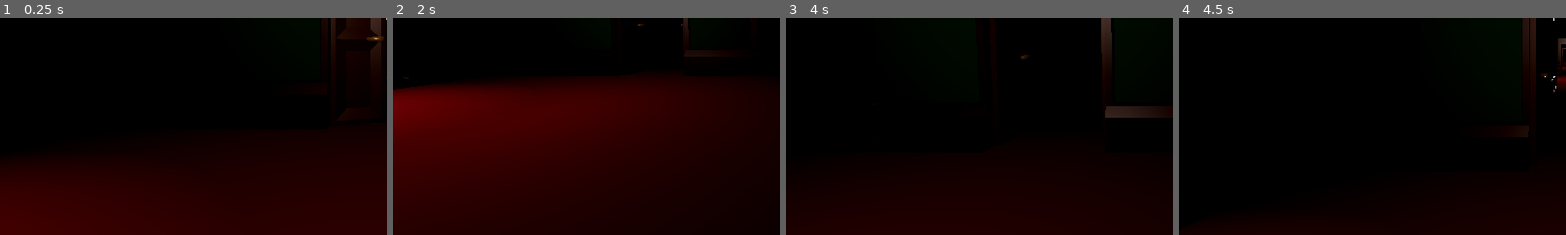
Above: before the commit, frames 1-4 (left to right).
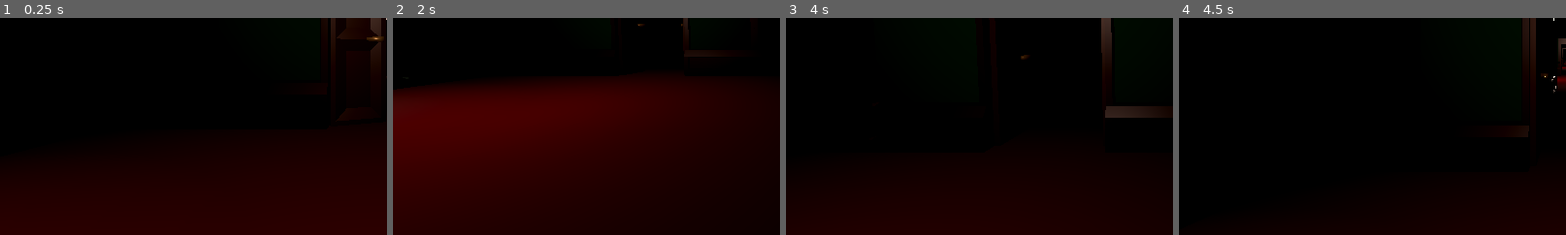
Above: after the commit, the same moments.

Repository: JohannesKoenig/tod_auf_latein
Game: Godot game, scene res://main.tscn
The game is run twice, just before and just after one commit, with the same random seed, the same clock (stepped at 60 frames per second) and the same inputs. The engine's default icon, where the game draws it, is replaced by a stand-in: a white triangle on a blue panel in a dark square. Sound files missing from this copy of the repository are replaced by a short silence.
Inputs:
- Up to frame 1 (0.25 s): no input
- Up to frame 2 (2 s): tap Enter (EnterPainting) at 0.5, 0.6 s; hold D (Right) 0.53-1.28 s; tap Space (Jump) at 0.77, 1.52 s; hold S (Back) from 1.28 s (still down); tap Down (LookDown) at 1.35 s
- Up to frame 3 (4 s): release S (Back) at 2.03 s; hold D (Right) 2.03-2.78 s; tap Up (LookUp) at 2.1 s; tap Space (Jump) at 2.75, 3.02, 3.77 s; hold W (Forward) 2.78-3.53 s; tap Enter (EnterPainting) at 2.85 s; hold A (Left) from 3.53 s (still down); tap Down (LookDown) at 3.6 s
- Up to frame 4 (4.5 s): keep holding A (Left); tap Up (LookUp) at 4.35 s
The pictures show only the part of the screen within x 0-50%, y 41-91%; the shares and areas given below are measured in that part.

The runs differ from the first frame. In frame 2, 1.2% of the frame differs, in the area x 0-16%, y 33-46%; in frame 3, less than 0.1%; in frame 4, less than 0.1%.

Commit message:
add third level

Diff:
--- a/tod-auf-latein/2D/mini_game_scene.gd
+++ b/tod-auf-latein/2D/mini_game_scene.gd
@@ -11,6 +11,8 @@
 
 @onready var sprite_2d = $ParallaxBackground/ParallaxLayer/Sprite2D
 @onready var sprite_2d_forest = $ParallaxBackground/ParallaxLayer2/Sprite2D
+@onready var kill_zone = $KillZone
+
 
 var rect_height = 10000
 var rect_width = 200
@@ -58,6 +60,7 @@
 func _generate_polygons():
 	var x_max = -INF
 	var max_width = -INF
+	var y_max = -INF
 	for platform_definition in _platform_definitions:
 		var width = platform_definition["w"] * POLYGON_LENGTH_MULTIPLIER * ZOOM_FACTOR
 		var height = POLYGON_HEIGHT
@@ -68,7 +71,7 @@
 			max_width = max(max_width, width)
 			x_max = new_max
 		var y = (platform_definition["y"] + POLYGON_CANVAS_Y_OFFSET) * POLYGON_CANVAS_Y_STRETCH
-
+		y_max = max(y_max, y)
 		var polygon2d = Polygon2D.new()
 		polygon2d.color = Color.RED
 		polygon2d.material = polygon_material
@@ -86,6 +89,7 @@
 		polygon_collision_shape.polygon = polygon2d.polygon
 		polygon2d.add_child(polygon_static_body)
 		platforms.add_child(polygon2d)
+	kill_zone.position.y = y_max
 
 	var max_point = Vector2(x_max + max_width, -rect_height/4)
 	var area_2D = Area2D.new()
@@ -102,6 +106,7 @@
 	area_2D.global_position = max_point
 
 func play():
+	character_body_2d.position = _player_start_position
 	audio_stream_player.volume_db = 0
 	audio_stream_player.play()
 	playing = true
--- a/tod-auf-latein/3D/museum.tscn
+++ b/tod-auf-latein/3D/museum.tscn
@@ -6,7 +6,9 @@
 [ext_resource type="AudioStream" uid="uid://nv52ibvrcm1d" path="res://assets/Museum Ambience Test 2.wav" id="3_rcl47"]
 [ext_resource type="AudioStream" uid="uid://1li78cuaxtua" path="res://assets/Variation 1 Summe.wav" id="4_ag6fb"]
 [ext_resource type="Material" uid="uid://ccg5m020rn7p8" path="res://2D/background_forest_material.tres" id="5_juuse"]
+[ext_resource type="Texture2D" uid="uid://53g1jxboe8pe" path="res://assets/field_background.png" id="6_cmia8"]
 [ext_resource type="Texture2D" uid="uid://bp3yaq0r6kev7" path="res://assets/background_house.png" id="6_cycqg"]
+[ext_resource type="AudioStream" uid="uid://dwdfy7e82uctr" path="res://assets/Variation 2 Summe.wav" id="8_hgu6q"]
 [ext_resource type="AudioStream" uid="uid://br6k30fihaors" path="res://assets/Thema A und A' Summe.wav" id="8_otlmm"]
 
 [sub_resource type="VisualShaderNodeInput" id="VisualShaderNodeInput_2pvpx"]
@@ -477,7 +479,7 @@
 
 [sub_resource type="ShaderMaterial" id="ShaderMaterial_1nt3b"]
 shader = SubResource("VisualShader_rb50l")
-shader_parameter/BaseColorTint = Color(0.811407, 0.431165, 0.275486, 1)
+shader_parameter/BaseColorTint = Color(0.936708, 0.263428, 0.399161, 1)
 shader_parameter/ColorTint = Color(0.168045, 0.674785, 0.999998, 1)
 shader_parameter/NoiseRamp = 0.343
 shader_parameter/NoiseTexture = SubResource("NoiseTexture2D_tr5sb")
@@ -705,7 +707,7 @@
 
 [sub_resource type="FastNoiseLite" id="FastNoiseLite_a31rt"]
 noise_type = 0
-frequency = 0.0045
+frequency = 0.0056
 
 [sub_resource type="NoiseTexture2D" id="NoiseTexture2D_jlxf5"]
 seamless = true
@@ -714,11 +716,485 @@
 
 [sub_resource type="ShaderMaterial" id="ShaderMaterial_lpiow"]
 shader = SubResource("VisualShader_l4l6w")
-shader_parameter/BaseColorTint = Color(0.63609, 0.450069, 0.658496, 1)
-shader_parameter/ColorTint = Color(0.0470061, 0.349491, 0.518691, 1)
-shader_parameter/NoiseRamp = 0.22
+shader_parameter/BaseColorTint = Color(1, 0.66134, 0.58488, 1)
+shader_parameter/ColorTint = Color(0, 0.284141, 0.501823, 1)
+shader_parameter/NoiseRamp = 0.615
 shader_parameter/NoiseTexture = SubResource("NoiseTexture2D_jlxf5")
 shader_parameter/BlendTexture = SubResource("GradientTexture2D_xdqvl")
+
+[sub_resource type="VisualShaderNodeInput" id="VisualShaderNodeInput_avys4"]
+input_name = "uv"
+
+[sub_resource type="VisualShaderNodeVectorOp" id="VisualShaderNodeVectorOp_3klqa"]
+default_input_values = [0, Vector2(0, 0), 1, Vector2(0, 0)]
+op_type = 0
+operator = 2
+
+[sub_resource type="VisualShaderNodeInput" id="VisualShaderNodeInput_iq7ia"]
+input_name = "uv"
+
+[sub_resource type="VisualShaderNodeTexture2DParameter" id="VisualShaderNodeTexture2DParameter_tlvdf"]
+parameter_name = "BlendTexture"
+
+[sub_resource type="VisualShaderNodeTexture" id="VisualShaderNodeTexture_rc70d"]
+source = 5
+
+[sub_resource type="VisualShaderNodeInput" id="VisualShaderNodeInput_4w0ib"]
+input_name = "uv"
+
+[sub_resource type="VisualShaderNodeFloatOp" id="VisualShaderNodeFloatOp_7peut"]
+operator = 2
+
+[sub_resource type="VisualShaderNodeFloatParameter" id="VisualShaderNodeFloatParameter_lostv"]
+parameter_name = "NoiseRamp"
+hint = 1
+default_value_enabled = true
+
+[sub_resource type="VisualShaderNodeFloatOp" id="VisualShaderNodeFloatOp_4ru3d"]
+
+[sub_resource type="VisualShaderNodeClamp" id="VisualShaderNodeClamp_72jk3"]
+
+[sub_resource type="VisualShaderNodeInput" id="VisualShaderNodeInput_8codo"]
+input_name = "texture"
+
+[sub_resource type="VisualShaderNodeColorParameter" id="VisualShaderNodeColorParameter_o03l7"]
+parameter_name = "BaseColorTint"
+
+[sub_resource type="VisualShaderNodeVectorDecompose" id="VisualShaderNodeVectorDecompose_eygh3"]
+default_input_values = [0, Quaternion(0, 0, 0, 0)]
+op_type = 2
+
+[sub_resource type="VisualShaderNodeVectorOp" id="VisualShaderNodeVectorOp_xkeam"]
+default_input_values = [0, Quaternion(0, 0, 0, 0), 1, Quaternion(0, 0, 0, 0)]
+op_type = 2
+operator = 2
+
+[sub_resource type="VisualShaderNodeVectorOp" id="VisualShaderNodeVectorOp_grndh"]
+default_input_values = [0, Quaternion(0, 0, 0, 0), 1, Quaternion(0, 0, 0, 0)]
+op_type = 2
+
+[sub_resource type="VisualShaderNodeTexture" id="VisualShaderNodeTexture_5wa4d"]
+source = 5
+
+[sub_resource type="VisualShaderNodeColorParameter" id="VisualShaderNodeColorParameter_45jmh"]
+parameter_name = "ColorTint"
+default_value_enabled = true
+
+[sub_resource type="VisualShaderNodeVectorOp" id="VisualShaderNodeVectorOp_gwtlh"]
+default_input_values = [0, Quaternion(0, 0, 0, 0), 1, Quaternion(0, 0, 0, 0)]
+op_type = 2
+operator = 2
+
+[sub_resource type="VisualShaderNodeTexture2DParameter" id="VisualShaderNodeTexture2DParameter_hoqg1"]
+parameter_name = "NoiseTexture"
+
+[sub_resource type="VisualShaderNodeTexture" id="VisualShaderNodeTexture_g8t8u"]
+source = 5
+
+[sub_resource type="VisualShader" id="VisualShader_rmrj0"]
+code = "shader_type canvas_item;
+render_mode blend_mix;
+
+uniform vec4 BaseColorTint : source_color;
+uniform vec4 ColorTint : source_color = vec4(1.000000, 1.000000, 1.000000, 1.000000);
+uniform float NoiseRamp : hint_range(0, 1) = 0;
+uniform sampler2D NoiseTexture;
+uniform sampler2D BlendTexture;
+
+
+
+void fragment() {
+// ColorParameter:20
+	vec4 n_out20p0 = BaseColorTint;
+
+
+// ColorParameter:5
+	vec4 n_out5p0 = ColorTint;
+
+
+// Input:12
+	vec2 n_out12p0 = UV;
+
+
+// FloatParameter:17
+	float n_out17p0 = NoiseRamp;
+
+
+// Input:10
+	vec2 n_out10p0 = UV;
+
+
+	vec4 n_out9p0;
+// Texture2D:9
+	n_out9p0 = texture(NoiseTexture, n_out10p0);
+
+
+// FloatOp:18
+	float n_out18p0 = n_out17p0 + n_out9p0.x;
+
+
+// Clamp:19
+	float n_in19p1 = 0.00000;
+	float n_in19p2 = 1.00000;
+	float n_out19p0 = clamp(n_out18p0, n_in19p1, n_in19p2);
+
+
+// Input:15
+	vec2 n_out15p0 = UV;
+
+
+	vec4 n_out14p0;
+// Texture2D:14
+	n_out14p0 = texture(BlendTexture, n_out15p0);
+
+
+// FloatOp:16
+	float n_out16p0 = n_out19p0 * n_out14p0.x;
+
+
+// VectorOp:11
+	vec2 n_out11p0 = n_out12p0 * vec2(n_out16p0);
+
+
+	vec4 n_out3p0;
+// Texture2D:3
+	n_out3p0 = texture(TEXTURE, n_out11p0);
+
+
+// VectorOp:7
+	vec4 n_out7p0 = n_out5p0 * n_out3p0;
+
+
+// VectorDecompose:21
+	float n_out21p0 = n_out7p0.x;
+	float n_out21p1 = n_out7p0.y;
+	float n_out21p2 = n_out7p0.z;
+	float n_out21p3 = n_out7p0.w;
+
+
+// VectorOp:22
+	vec4 n_out22p0 = n_out20p0 * vec4(n_out21p3);
+
+
+// VectorOp:23
+	vec4 n_out23p0 = n_out22p0 + n_out7p0;
+
+
+// Output:0
+	COLOR.rgb = vec3(n_out23p0.xyz);
+
+
+}
+"
+mode = 1
+flags/light_only = false
+nodes/fragment/0/position = Vector2(4320, 320)
+nodes/fragment/2/node = SubResource("VisualShaderNodeInput_8codo")
+nodes/fragment/2/position = Vector2(-1620, 340)
+nodes/fragment/3/node = SubResource("VisualShaderNodeTexture_5wa4d")
+nodes/fragment/3/position = Vector2(880, 180)
+nodes/fragment/5/node = SubResource("VisualShaderNodeColorParameter_45jmh")
+nodes/fragment/5/position = Vector2(1680, -80)
+nodes/fragment/7/node = SubResource("VisualShaderNodeVectorOp_gwtlh")
+nodes/fragment/7/position = Vector2(2400, 260)
+nodes/fragment/8/node = SubResource("VisualShaderNodeTexture2DParameter_hoqg1")
+nodes/fragment/8/position = Vector2(-1820, 1420)
+nodes/fragment/9/node = SubResource("VisualShaderNodeTexture_g8t8u")
+nodes/fragment/9/position = Vector2(-480, 1600)
+nodes/fragment/10/node = SubResource("VisualShaderNodeInput_avys4")
+nodes/fragment/10/position = Vector2(-1220, 1520)
+nodes/fragment/11/node = SubResource("VisualShaderNodeVectorOp_3klqa")
+nodes/fragment/11/position = Vector2(1840, 1580)
+nodes/fragment/12/node = SubResource("VisualShaderNodeInput_iq7ia")
+nodes/fragment/12/position = Vector2(-340, 1220)
+nodes/fragment/13/node = SubResource("VisualShaderNodeTexture2DParameter_tlvdf")
+nodes/fragment/13/position = Vector2(-1400, 2340)
+nodes/fragment/14/node = SubResource("VisualShaderNodeTexture_rc70d")
+nodes/fragment/14/position = Vector2(-120, 2220)
+nodes/fragment/15/node = SubResource("VisualShaderNodeInput_4w0ib")
+nodes/fragment/15/position = Vector2(-920, 2140)
+nodes/fragment/16/node = SubResource("VisualShaderNodeFloatOp_7peut")
+nodes/fragment/16/position = Vector2(1400, 2240)
+nodes/fragment/17/node = SubResource("VisualShaderNodeFloatParameter_lostv")
+nodes/fragment/17/position = Vector2(-60, 1520)
+nodes/fragment/18/node = SubResource("VisualShaderNodeFloatOp_4ru3d")
+nodes/fragment/18/position = Vector2(560, 2000)
+nodes/fragment/19/node = SubResource("VisualShaderNodeClamp_72jk3")
+nodes/fragment/19/position = Vector2(1060, 1900)
+nodes/fragment/20/node = SubResource("VisualShaderNodeColorParameter_o03l7")
+nodes/fragment/20/position = Vector2(2303.16, -477.387)
+nodes/fragment/21/node = SubResource("VisualShaderNodeVectorDecompose_eygh3")
+nodes/fragment/21/position = Vector2(2960, 480)
+nodes/fragment/22/node = SubResource("VisualShaderNodeVectorOp_xkeam")
+nodes/fragment/22/position = Vector2(3380, -240)
+nodes/fragment/23/node = SubResource("VisualShaderNodeVectorOp_grndh")
+nodes/fragment/23/position = Vector2(3660, 400)
+nodes/fragment/connections = PackedInt32Array(2, 0, 3, 2, 5, 0, 7, 0, 3, 0, 7, 1, 8, 0, 9, 2, 10, 0, 9, 0, 12, 0, 11, 0, 11, 0, 3, 0, 13, 0, 14, 2, 15, 0, 14, 0, 14, 0, 16, 1, 16, 0, 11, 1, 17, 0, 18, 0, 9, 0, 18, 1, 18, 0, 19, 0, 19, 0, 16, 0, 7, 0, 21, 0, 21, 3, 22, 1, 20, 0, 22, 0, 22, 0, 23, 0, 7, 0, 23, 1, 23, 0, 0, 0)
+
+[sub_resource type="Gradient" id="Gradient_vh4da"]
+offsets = PackedFloat32Array(0.778689, 1)
+colors = PackedColorArray(1, 1, 1, 1, 0, 0, 0, 1)
+
+[sub_resource type="GradientTexture2D" id="GradientTexture2D_pcstd"]
+gradient = SubResource("Gradient_vh4da")
+fill = 2
+fill_from = Vector2(0.5, 0.5)
+fill_to = Vector2(1, 0.5)
+metadata/_snap_enabled = true
+
+[sub_resource type="FastNoiseLite" id="FastNoiseLite_oa6is"]
+noise_type = 0
+frequency = 0.0045
+
+[sub_resource type="NoiseTexture2D" id="NoiseTexture2D_o20xx"]
+seamless = true
+seamless_blend_skirt = 1.0
+noise = SubResource("FastNoiseLite_oa6is")
+
+[sub_resource type="ShaderMaterial" id="ShaderMaterial_ttyh0"]
+shader = SubResource("VisualShader_rmrj0")
+shader_parameter/BaseColorTint = Color(1, 0.681997, 0.295568, 1)
+shader_parameter/ColorTint = Color(0.168045, 0.674785, 0.999998, 1)
+shader_parameter/NoiseRamp = 0.343
+shader_parameter/NoiseTexture = SubResource("NoiseTexture2D_o20xx")
+shader_parameter/BlendTexture = SubResource("GradientTexture2D_pcstd")
+
+[sub_resource type="VisualShaderNodeInput" id="VisualShaderNodeInput_l8cn3"]
+input_name = "uv"
+
+[sub_resource type="VisualShaderNodeVectorOp" id="VisualShaderNodeVectorOp_4uc60"]
+default_input_values = [0, Vector2(0, 0), 1, Vector2(0, 0)]
+op_type = 0
+operator = 2
+
+[sub_resource type="VisualShaderNodeInput" id="VisualShaderNodeInput_vrptb"]
+input_name = "uv"
+
+[sub_resource type="VisualShaderNodeTexture2DParameter" id="VisualShaderNodeTexture2DParameter_myebs"]
+parameter_name = "BlendTexture"
+
+[sub_resource type="VisualShaderNodeTexture" id="VisualShaderNodeTexture_hofok"]
+source = 5
+
+[sub_resource type="VisualShaderNodeInput" id="VisualShaderNodeInput_tt60r"]
+input_name = "uv"
+
+[sub_resource type="VisualShaderNodeFloatOp" id="VisualShaderNodeFloatOp_b0ys4"]
+operator = 2
+
+[sub_resource type="VisualShaderNodeFloatParameter" id="VisualShaderNodeFloatParameter_q440q"]
+parameter_name = "NoiseRamp"
+hint = 1
+default_value_enabled = true
+
+[sub_resource type="VisualShaderNodeFloatOp" id="VisualShaderNodeFloatOp_s5qli"]
+
+[sub_resource type="VisualShaderNodeClamp" id="VisualShaderNodeClamp_2h0ql"]
+
+[sub_resource type="VisualShaderNodeInput" id="VisualShaderNodeInput_givww"]
+input_name = "texture"
+
+[sub_resource type="VisualShaderNodeColorParameter" id="VisualShaderNodeColorParameter_lmedu"]
+parameter_name = "BaseColorTint"
+
+[sub_resource type="VisualShaderNodeVectorDecompose" id="VisualShaderNodeVectorDecompose_dpwnj"]
+default_input_values = [0, Quaternion(0, 0, 0, 0)]
+op_type = 2
+
+[sub_resource type="VisualShaderNodeVectorOp" id="VisualShaderNodeVectorOp_5rp5q"]
+default_input_values = [0, Quaternion(0, 0, 0, 0), 1, Quaternion(0, 0, 0, 0)]
+op_type = 2
+operator = 2
+
+[sub_resource type="VisualShaderNodeVectorOp" id="VisualShaderNodeVectorOp_cs5qk"]
+default_input_values = [0, Quaternion(0, 0, 0, 0), 1, Quaternion(0, 0, 0, 0)]
+op_type = 2
+
+[sub_resource type="VisualShaderNodeTexture" id="VisualShaderNodeTexture_3kpb8"]
+source = 5
+
+[sub_resource type="VisualShaderNodeColorParameter" id="VisualShaderNodeColorParameter_3e56l"]
+parameter_name = "ColorTint"
+default_value_enabled = true
+
+[sub_resource type="VisualShaderNodeVectorOp" id="VisualShaderNodeVectorOp_had8c"]
+default_input_values = [0, Quaternion(0, 0, 0, 0), 1, Quaternion(0, 0, 0, 0)]
+op_type = 2
+operator = 2
+
+[sub_resource type="VisualShaderNodeTexture2DParameter" id="VisualShaderNodeTexture2DParameter_lrvqe"]
+parameter_name = "NoiseTexture"
+
+[sub_resource type="VisualShaderNodeTexture" id="VisualShaderNodeTexture_r4q8a"]
+source = 5
+
+[sub_resource type="VisualShader" id="VisualShader_2i3g1"]
+code = "shader_type canvas_item;
+render_mode blend_mix;
+
+uniform vec4 BaseColorTint : source_color;
+uniform vec4 ColorTint : source_color = vec4(1.000000, 1.000000, 1.000000, 1.000000);
+uniform float NoiseRamp : hint_range(0, 1) = 0;
+uniform sampler2D NoiseTexture;
+uniform sampler2D BlendTexture;
+
+
+
+void fragment() {
+// ColorParameter:20
+	vec4 n_out20p0 = BaseColorTint;
+
+
+// ColorParameter:5
+	vec4 n_out5p0 = ColorTint;
+
+
+// Input:12
+	vec2 n_out12p0 = UV;
+
+
+// FloatParameter:17
+	float n_out17p0 = NoiseRamp;
+
+
+// Input:10
+	vec2 n_out10p0 = UV;
+
+
+	vec4 n_out9p0;
+// Texture2D:9
+	n_out9p0 = texture(NoiseTexture, n_out10p0);
+
+
+// FloatOp:18
+	float n_out18p0 = n_out17p0 + n_out9p0.x;
+
+
+// Clamp:19
+	float n_in19p1 = 0.00000;
+	float n_in19p2 = 1.00000;
+	float n_out19p0 = clamp(n_out18p0, n_in19p1, n_in19p2);
+
+
+// Input:15
+	vec2 n_out15p0 = UV;
+
+
+	vec4 n_out14p0;
+// Texture2D:14
+	n_out14p0 = texture(BlendTexture, n_out15p0);
+
+
+// FloatOp:16
+	float n_out16p0 = n_out19p0 * n_out14p0.x;
+
+
+// VectorOp:11
+	vec2 n_out11p0 = n_out12p0 * vec2(n_out16p0);
+
+
+	vec4 n_out3p0;
+// Texture2D:3
+	n_out3p0 = texture(TEXTURE, n_out11p0);
+
+
+// VectorOp:7
+	vec4 n_out7p0 = n_out5p0 * n_out3p0;
+
+
+// VectorDecompose:21
+	float n_out21p0 = n_out7p0.x;
+	float n_out21p1 = n_out7p0.y;
+	float n_out21p2 = n_out7p0.z;
+	float n_out21p3 = n_out7p0.w;
+
+
+// VectorOp:22
+	vec4 n_out22p0 = n_out20p0 * vec4(n_out21p3);
+
+
+// VectorOp:23
+	vec4 n_out23p0 = n_out22p0 + n_out7p0;
+
+
+// Output:0
+	COLOR.rgb = vec3(n_out23p0.xyz);
+
+
+}
+"
+mode = 1
+flags/light_only = false
+nodes/fragment/0/position = Vector2(4320, 320)
+nodes/fragment/2/node = SubResource("VisualShaderNodeInput_givww")
+nodes/fragment/2/position = Vector2(-1620, 340)
+nodes/fragment/3/node = SubResource("VisualShaderNodeTexture_3kpb8")
+nodes/fragment/3/position = Vector2(880, 180)
+nodes/fragment/5/node = SubResource("VisualShaderNodeColorParameter_3e56l")
+nodes/fragment/5/position = Vector2(1680, -80)
+nodes/fragment/7/node = SubResource("VisualShaderNodeVectorOp_had8c")
+nodes/fragment/7/position = Vector2(2400, 260)
+nodes/fragment/8/node = SubResource("VisualShaderNodeTexture2DParameter_lrvqe")
+nodes/fragment/8/position = Vector2(-1820, 1420)
+nodes/fragment/9/node = SubResource("VisualShaderNodeTexture_r4q8a")
+nodes/fragment/9/position = Vector2(-480, 1600)
+nodes/fragment/10/node = SubResource("VisualShaderNodeInput_l8cn3")
+nodes/fragment/10/position = Vector2(-1220, 1520)
+nodes/fragment/11/node = SubResource("VisualShaderNodeVectorOp_4uc60")
+nodes/fragment/11/position = Vector2(1840, 1580)
+nodes/fragment/12/node = SubResource("VisualShaderNodeInput_vrptb")
+nodes/fragment/12/position = Vector2(-340, 1220)
+nodes/fragment/13/node = SubResource("VisualShaderNodeTexture2DParameter_myebs")
+nodes/fragment/13/position = Vector2(-1400, 2340)
+nodes/fragment/14/node = SubResource("VisualShaderNodeTexture_hofok")
+nodes/fragment/14/position = Vector2(-120, 2220)
+nodes/fragment/15/node = SubResource("VisualShaderNodeInput_tt60r")
+nodes/fragment/15/position = Vector2(-920, 2140)
+nodes/fragment/16/node = SubResource("VisualShaderNodeFloatOp_b0ys4")
+nodes/fragment/16/position = Vector2(1400, 2240)
+nodes/fragment/17/node = SubResource("VisualShaderNodeFloatParameter_q440q")
+nodes/fragment/17/position = Vector2(-60, 1520)
+nodes/fragment/18/node = SubResource("VisualShaderNodeFloatOp_s5qli")
+nodes/fragment/18/position = Vector2(560, 2000)
+nodes/fragment/19/node = SubResource("VisualShaderNodeClamp_2h0ql")
+nodes/fragment/19/position = Vector2(1060, 1900)
+nodes/fragment/20/node = SubResource("VisualShaderNodeColorParameter_lmedu")
+nodes/fragment/20/position = Vector2(2303.16, -477.387)
+nodes/fragment/21/node = SubResource("VisualShaderNodeVectorDecompose_dpwnj")
+nodes/fragment/21/position = Vector2(2960, 480)
+nodes/fragment/22/node = SubResource("VisualShaderNodeVectorOp_5rp5q")
+nodes/fragment/22/position = Vector2(3380, -240)
+nodes/fragment/23/node = SubResource("VisualShaderNodeVectorOp_cs5qk")
+nodes/fragment/23/position = Vector2(3660, 400)
+nodes/fragment/connections = PackedInt32Array(2, 0, 3, 2, 5, 0, 7, 0, 3, 0, 7, 1, 8, 0, 9, 2, 10, 0, 9, 0, 12, 0, 11, 0, 11, 0, 3, 0, 13, 0, 14, 2, 15, 0, 14, 0, 14, 0, 16, 1, 16, 0, 11, 1, 17, 0, 18, 0, 9, 0, 18, 1, 18, 0, 19, 0, 19, 0, 16, 0, 7, 0, 21, 0, 21, 3, 22, 1, 20, 0, 22, 0, 22, 0, 23, 0, 7, 0, 23, 1, 23, 0, 0, 0)
+
+[sub_resource type="Gradient" id="Gradient_vth6y"]
+offsets = PackedFloat32Array(0.778689, 1)
+colors = PackedColorArray(1, 1, 1, 1, 0, 0, 0, 1)
+
+[sub_resource type="GradientTexture2D" id="GradientTexture2D_d5wt8"]
+gradient = SubResource("Gradient_vth6y")
+fill = 2
+fill_from = Vector2(0.5, 0.5)
+fill_to = Vector2(1, 0.5)
+metadata/_snap_enabled = true
+
+[sub_resource type="FastNoiseLite" id="FastNoiseLite_e4ncv"]
+noise_type = 0
+frequency = 0.0045
+
+[sub_resource type="NoiseTexture2D" id="NoiseTexture2D_wryr6"]
+seamless = true
+seamless_blend_skirt = 1.0
+noise = SubResource("FastNoiseLite_e4ncv")
+
+[sub_resource type="ShaderMaterial" id="ShaderMaterial_5dgis"]
+shader = SubResource("VisualShader_2i3g1")
+shader_parameter/BaseColorTint = Color(0.328073, 0.820361, 0.990972, 1)
+shader_parameter/ColorTint = Color(0.598871, 0.21811, 0.986792, 1)
+shader_parameter/NoiseRamp = 0.343
+shader_parameter/NoiseTexture = SubResource("NoiseTexture2D_wryr6")
+shader_parameter/BlendTexture = SubResource("GradientTexture2D_d5wt8")
 
 [node name="Museum" type="Node3D"]
 script = ExtResource("1_1i56y")
@@ -729,6 +1205,9 @@
 audio_stream = ExtResource("8_otlmm")
 background_material = SubResource("ShaderMaterial_agnwc")
 background_forest_material = ExtResource("5_juuse")
+
+[node name="SpotLight3D" parent="Room" index="4"]
+light_color = Color(0.560472, 1, 0.902556, 1)
 
 [node name="DoubleDoor" parent="Room/Doors" index="0"]
 is_open = false
@@ -741,7 +1220,10 @@
 audio_stream = ExtResource("4_ag6fb")
 background_material = SubResource("ShaderMaterial_1nt3b")
 background_forest_material = SubResource("ShaderMaterial_lpiow")
-background_texture = ExtResource("6_cycqg")
+background_texture = ExtResource("6_cmia8")
+
+[node name="SpotLight3D" parent="Room2" index="4"]
+light_color = Color(1, 0.892733, 0.978513, 1)
 
 [node name="Hallway" parent="." instance=ExtResource("2_ymr8q")]
 transform = Transform3D(1, 0, 0, 0, 1, 0, 0, 0, 1, 0, 0, -10.8544)
@@ -753,7 +1235,11 @@
 transform = Transform3D(1, 0, 0, 0, 1, 0, 0, 0, 1, 0, 0, -42.9978)
 
 [node name="Painting" parent="Room3" index="3"]
-mini_game_scene = null
+platforms_definition_file_path = "res://assets/platforms_level_3.json"
+audio_stream = ExtResource("8_hgu6q")
+background_material = SubResource("ShaderMaterial_ttyh0")
+background_forest_material = SubResource("ShaderMaterial_5dgis")
+background_texture = ExtResource("6_cycqg")
 
 [node name="Room4" parent="." instance=ExtResource("1_liiaf")]
 transform = Transform3D(1, 0, 0, 0, 1, 0, 0, 0, 1, 0, 0, -64.6672)
Not shown: 1 places in tod-auf-latein/3D/museum.tscn that only renumber resources
Not shown, added: tod-auf-latein/assets/Variation 2 Summe.wav.import
Binary file removed: tod-auf-latein/assets/field_background.aseprite
Binary file added: tod-auf-latein/assets/field_background.png
Not shown, added: tod-auf-latein/assets/field_background.png.import
Not shown, added: source_projects/field_background.aseprite
Not shown, added: tod-auf-latein/assets/Variation 2 Summe.wav
